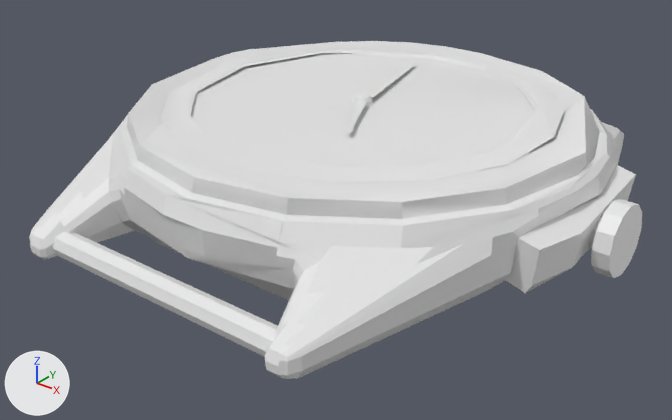
The FBX model Unity-Re_less/Assets/_Reless/Models/ChapterObjects/ch02_sketch_new.fbx as it was, and as the next commit left it.
Rendered twice from a 50 mm camera at (6.03, -8.0, 3.73) aimed at (0.01, -0.49, -0.93). Lighting does not change. The marker at lower left points along +X, +Y and +Z. Where no turn or scale is listed for an object, it has been applied to the vertices.

Names of what the first picture shows: 'ClockSketch.001'.
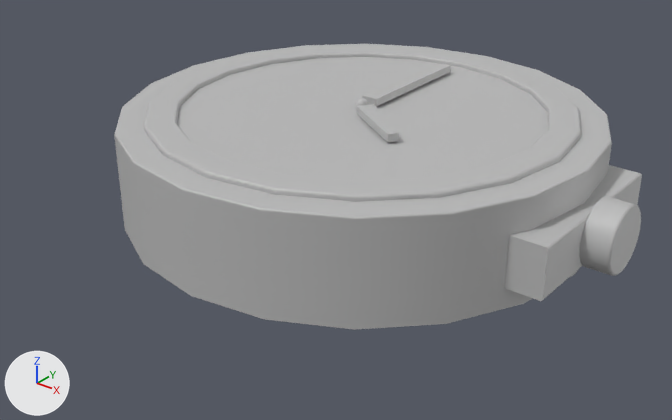
The change, as a list of edits to the scene's bpy script:
```text
Add mat_lambert1:
    mat_lambert1 = principled_material('lambert1')
    mat_lambert1.base_color = (0.5, 0.5, 0.5)  # grey #bcbcbc
Change me_circle_001:
    used by ob_clocksketch_001; location = (0.0, 0.0, 0.0)
    remove me_circle_001.from_pydata(...)  # 637 vertices, 249 faces; spans x -2.8..3.22, y -3.35..3.35, z -1.13..0.33
    add me_circle_001.from_pydata(...)  # 1010 vertices, 1038 faces; spans x -2.99..2.99, y -2.75..2.75, z -0.64..0.64
    me_circle_001 part 1: a new loose piece, a UV sphere (20 segments, 20 rings, poles along z) spanning x -0.3..-0.16, y -0.07..0.07, z 0.5..0.64, in mat_lambert1 (grey #bcbcbc)
    me_circle_001 part 2: the loose piece of 472 vertices spanning x -2.8..2.8, y -3.35..3.35, z -1.13..0.33 is rebuilt with 142 vertices and now spans x -2.99..2.52, y -2.75..2.75, z -0.64..0.51, in mat_lambert1 (grey #bcbcbc)
    me_circle_001 part 3: a new loose piece of 280 vertices spanning x -2.67..2.2, y -2.44..2.44, z -0.53..0.57, in mat_lambert1 (grey #bcbcbc)
    me_circle_001 part 4: a new loose piece of 142 vertices spanning x 2.68..2.99, y -0.37..0.37, z -0.47..0.26, in mat_lambert1 (grey #bcbcbc)
    me_circle_001 part 5: a new loose piece of 48 vertices spanning x 2.11..2.67, y -1.06..1.06, z -0.41..0.15, in mat_lambert1 (grey #bcbcbc)
    me_circle_001 part 6: the loose piece of 50 vertices spanning x -2.23..2.21, y -2.23..2.25, z 0.24..0.28 is deleted
    me_circle_001 part 7: the loose piece of 16 vertices spanning x -1.58..1.58, y -3.25..-2.96, z -0.92..-0.63 is deleted
    me_circle_001 part 8
    83 vertices are removed from x 0.9..3.22, y -1.08..1.08, z -0.86..-0.1
    43 faces are deleted
    me_circle_001 part 9
    8 vertices are added at x -0.34..0.68, y -0.68..1.77, z 0.53
    8 new vertices lie (0.0, 0.0, 0.09) away from vertices in x -0.34..0.68, y -0.68..1.77, z 0.53
    12 new faces join them
    add me_circle_001.materials.append(mat_lambert1)  # grey #bcbcbc
Change ob_clocksketch_001:
    ob_clocksketch_001.location: (0.0, 0.0, 0.0) -> (0.235, 0.0, -0.366)
```

Location of each change, [x1, y1, x2, y2] in pixels of the pictures (672 x 420 px):
'ClockSketch.001', reshaped, moved (14% narrower, 15% shorter)
    before: [29, 41, 642, 379]
    after: [114, 44, 642, 330]
part 1 of me_circle_001, added
    after: [356, 98, 368, 106]
part 2 of me_circle_001, rebuilt (16% narrower, 15% shorter)
    before: [29, 41, 624, 379]
    after: [114, 44, 612, 330]
part 3 of me_circle_001, added
    after: [144, 46, 581, 202]
part 4 of me_circle_001, added
    after: [580, 196, 641, 276]
part 5 of me_circle_001, added
    after: [504, 165, 642, 301]
part 6 of me_circle_001, deleted
    before: [160, 47, 564, 183]
part 7 of me_circle_001, deleted
    before: [53, 232, 278, 356]
part 8 of me_circle_001, deleted
    before: [505, 165, 642, 293]
part 9 of me_circle_001, added
    after: [356, 63, 451, 142]
